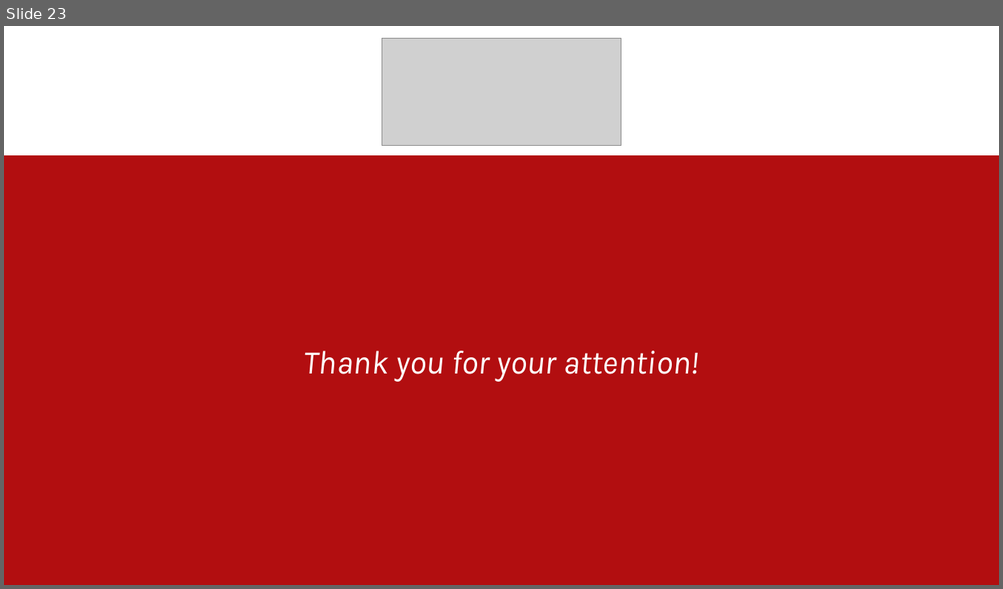
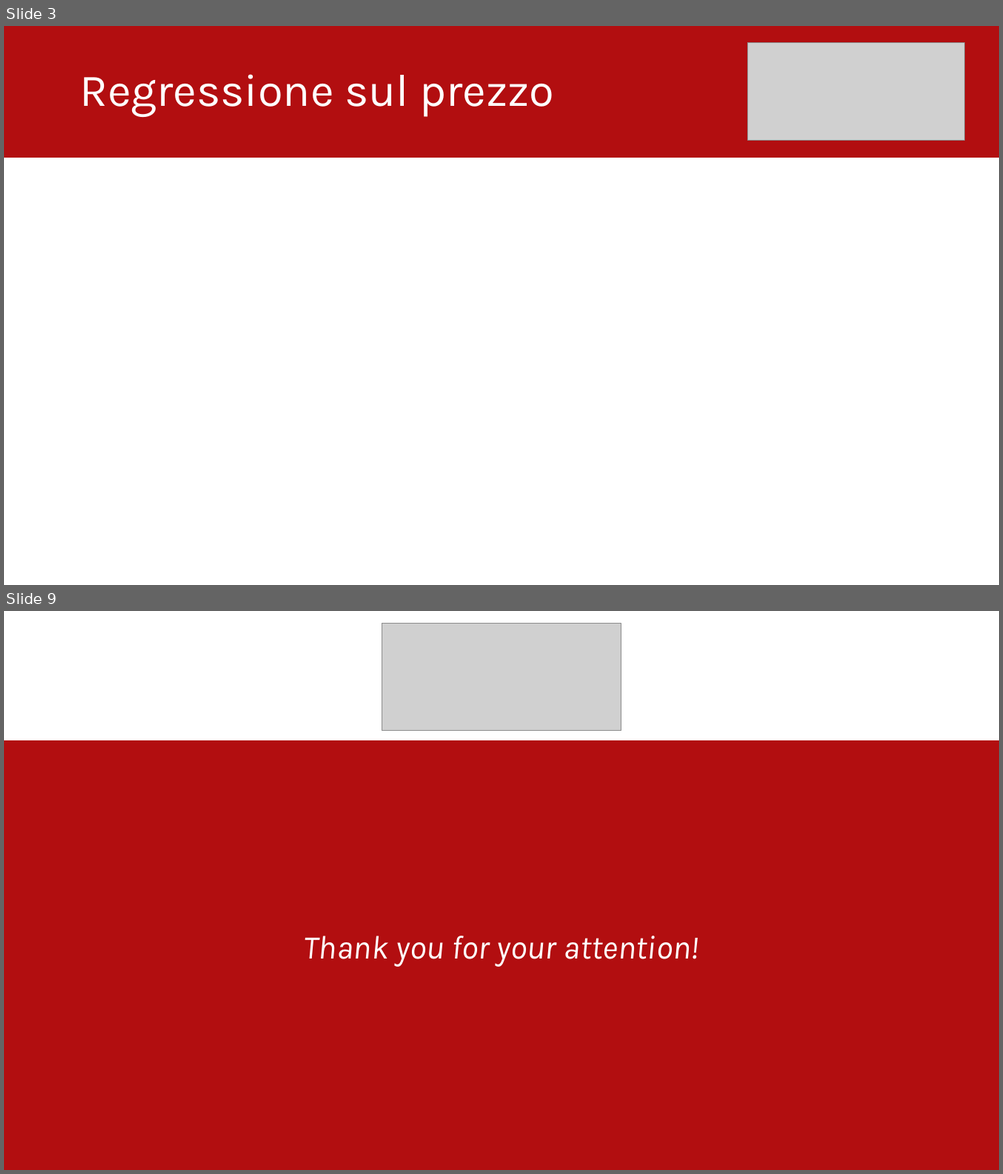
Before and after one commit to lucavarotto/vinted-scraper-and-business-analysis, a slide deck: Presentazione.pptx. Shown one above the other, each under a label of ours: slide 23 before the commit, slides 3 and 9 after it; the slides between them are not shown. The pictures are 1003x589 and 1003x1174 pixels, drawn with LibreOffice and Linux fonts; fonts in the diff are those of the drawing; grey boxes stand for pictures. Boxes give left, top, right and bottom in pixels: in the first picture for what was removed or moved away, otherwise in the second. Text is boxed around its words. In the diff, an @@ line names an element or a change of style, - is before the commit and + after.

```diff
--- a/Presentazione.pptx
+++ b/Presentazione.pptx
@@ slide 3 added at bbox=[4, 26, 999, 585], background #FFFFFF @@
@@ rectangle added at bbox=[4, 26, 999, 157], fill #B20E10, outline #B20E10 1.5 pt @@
@@ picture added at bbox=[748, 43, 965, 140] @@
@@ title added at bbox=[79, 74, 555, 117], 44 pt, text #FFFFFF @@
+Regressione sul prezzo
@@ what was slide 23 is now slide 9 @@
```
Also in this commit, not shown: 1 slide changed, 5 other slides added, 20 slides removed, 10 other files.
